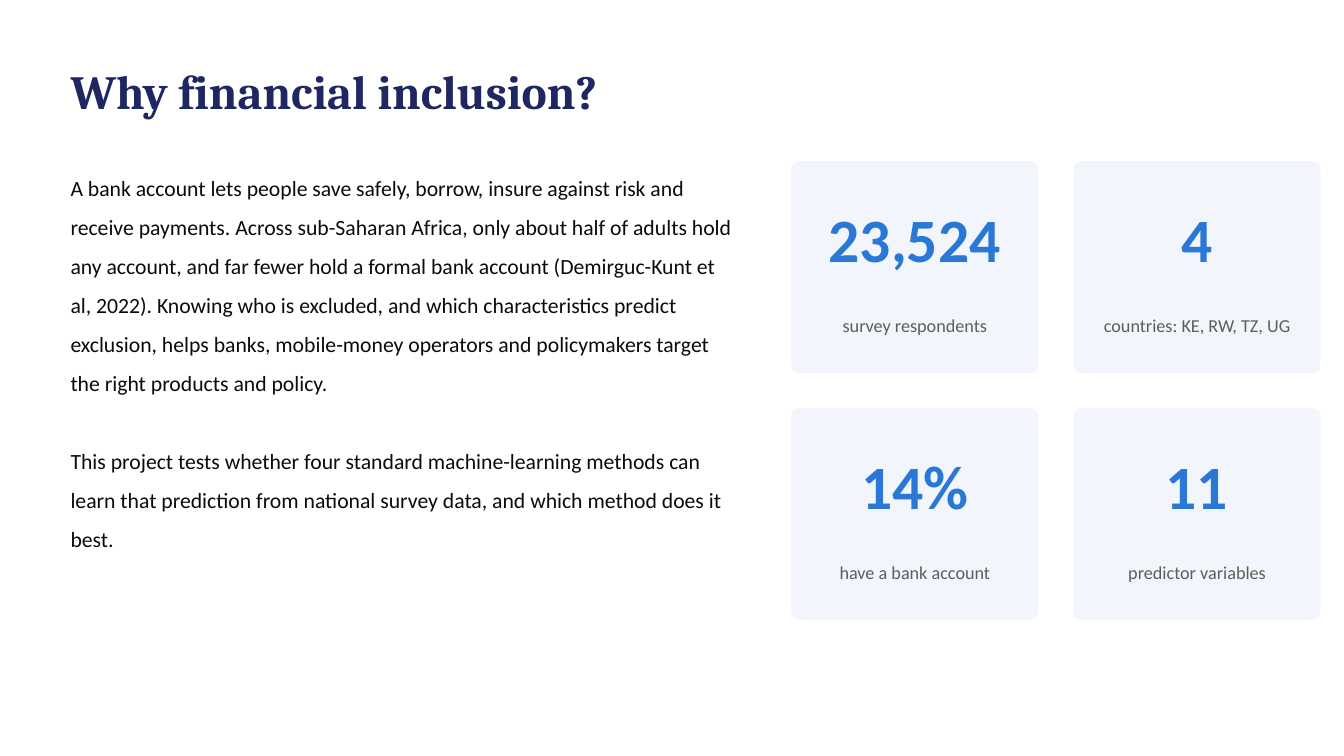
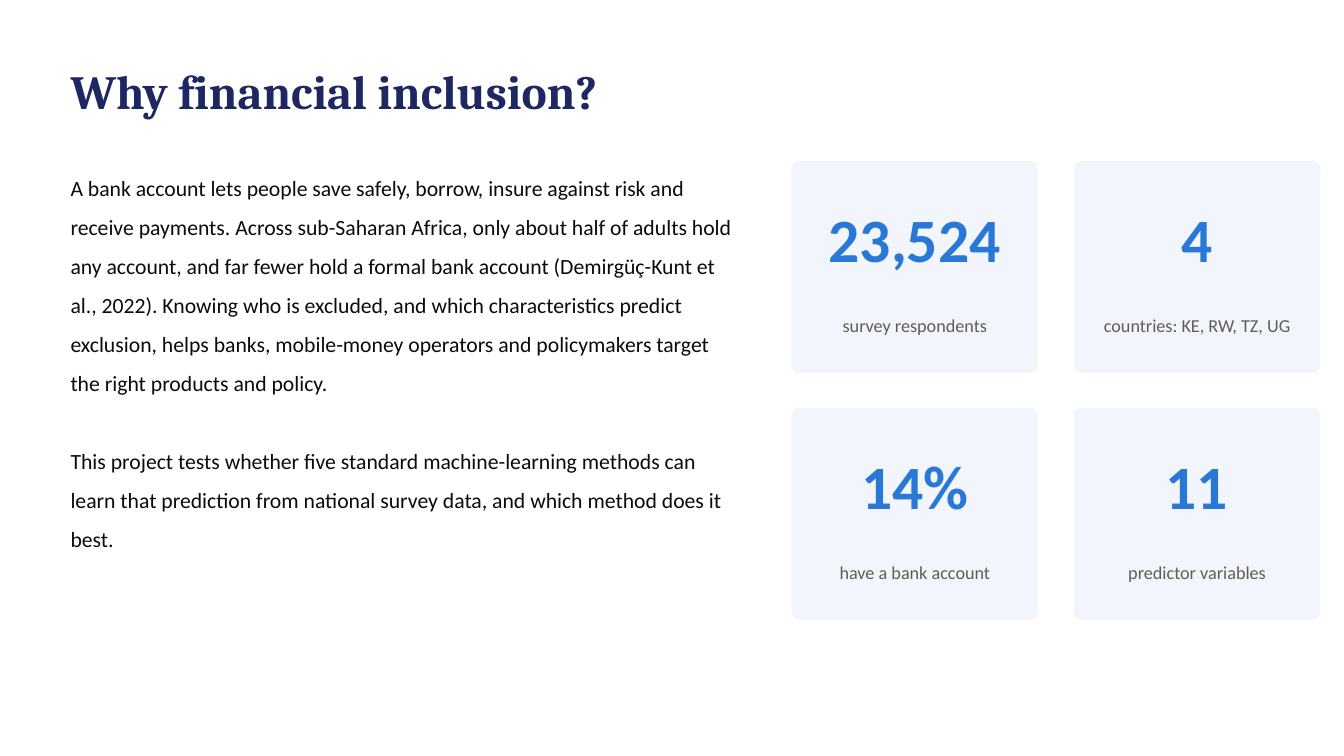
Before and after one commit to davidgathage/ML-application-KNN-SVM-Decision-Trees, a slide deck: slide 2 of Report/Mini project report.pptx. Drawn at 1344x756 pixels with LibreOffice and Linux fonts; fonts in the diff are those of the drawing. Boxes give left, top, right and bottom in pixels: in the first picture for what was removed or moved away, otherwise in the second. Text is boxed around its words. In the diff, an @@ line names an element or a change of style, - is before the commit and + after.

Commit message:
Update mini project report
Updated the mini project report presentation with LDA algorithm

```diff
--- a/Report/Mini project report.pptx
+++ b/Report/Mini project report.pptx
@@ text at (71,181,731,547): text changed @@
-A bank account lets people save safely, borrow, insure against risk and receive payments. Across sub-Saharan Africa, only about half of adults hold any account, and far fewer hold a formal bank account (Demirguc-Kunt et al, 2022). Knowing who is excluded, and which characteristics predict exclusion, helps banks, mobile-money operators and policymakers target the right products and policy.
-This project tests whether four standard machine-learning methods can learn that prediction from national survey data, and which method does it best.
+A bank account lets people save safely, borrow, insure against risk and receive payments. Across sub-Saharan Africa, only about half of adults hold any account, and far fewer hold a formal bank account (Demirgüç-Kunt et al., 2022). Knowing who is excluded, and which characteristics predict exclusion, helps banks, mobile-money operators and policymakers target the right products and policy.
+This project tests whether five standard machine-learning methods can learn that prediction from national survey data, and which method does it best.
```
Also in this commit, not shown: 6 other slides changed.
